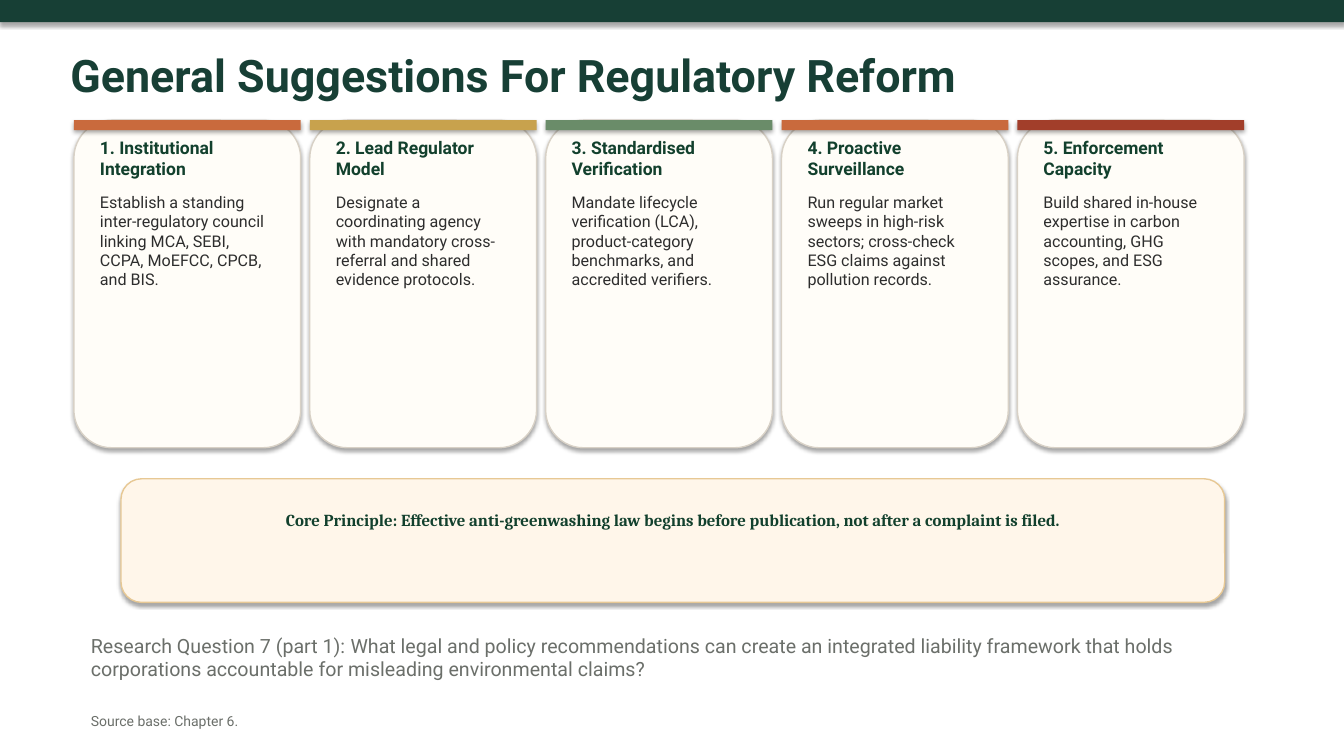
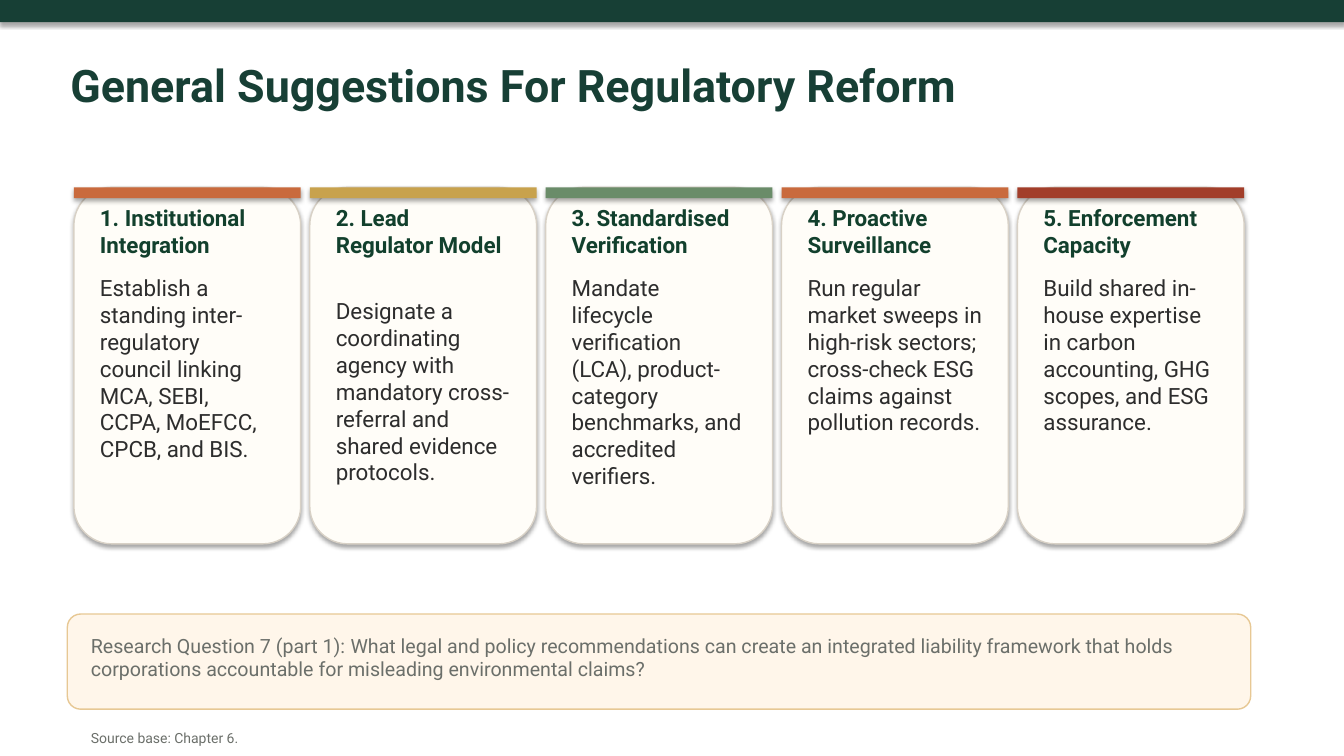
Before and after one commit to atul516/Final-VIva, a slide deck: slide 22 of Thesis Defence Presentation Final.pptx. Drawn at 1344x756 pixels with LibreOffice and Linux fonts; fonts in the diff are those of the drawing. Boxes give left, top, right and bottom in pixels: in the first picture for what was removed or moved away, otherwise in the second. Text is boxed around its words. In the diff, an @@ line names an element or a change of style, - is before the commit and + after.

Commit message:
docs: update thesis presentation slides and create comprehensive thesis text document

```diff
--- a/Thesis Defence Presentation Final.pptx
+++ b/Thesis Defence Presentation Final.pptx
@@ text "General Suggestions For Regulatory Reform": place and size @@
-text "General Suggestions For Regulatory Reform" at <box>70,58,955,102</box>
+text "General Suggestions For Regulatory Reform" at <box>70,68,955,112</box>
@@ rounded rectangle: place and size @@
-rounded rectangle at <box>74,120,300,448</box>
+rounded rectangle at <box>74,188,300,544</box>
@@ text "1. Institutional Integration": place and size @@
-text "1. Institutional Integration" at <box>100,141,213,179</box>
+text "1. Institutional Integration" at <box>100,209,245,258</box>
@@ rounded rectangle: place and size @@
-rounded rectangle at <box>310,120,536,448</box>
+rounded rectangle at <box>310,188,536,544</box>
@@ size 12.5 to 16 pt in 5 elements at <box>100,209,245,258</box>, <box>572,209,730,254</box>, <box>808,209,932,254</box>, <box>1043,209,1197,258</box>, <box>336,209,502,258</box> @@
@@ text "2. Lead Regulator Model": place and size @@
-text "2. Lead Regulator Model" at <box>336,141,474,175</box>
+text "2. Lead Regulator Model" at <box>336,209,502,258</box>
@@ rounded rectangle: place and size @@
-rounded rectangle at <box>545,120,772,448</box>
+rounded rectangle at <box>545,188,772,544</box>
@@ text "3. Standardised Verification": place and size @@
-text "3. Standardised Verification" at <box>572,141,695,175</box>
+text "3. Standardised Verification" at <box>572,209,730,254</box>
@@ rounded rectangle: place and size @@
-rounded rectangle at <box>781,120,1008,448</box>
+rounded rectangle at <box>781,188,1008,544</box>
@@ text "4. Proactive Surveillance": place and size @@
-text "4. Proactive Surveillance" at <box>808,141,905,175</box>
+text "4. Proactive Surveillance" at <box>808,209,932,254</box>
@@ 5 rectangles: place and size @@
-5 rectangles at <box>74,120,1244,130</box>
+5 rectangles at <box>74,188,1244,199</box>
@@ rounded rectangle: place and size @@
-rounded rectangle at <box>1017,120,1244,448</box>
+rounded rectangle at <box>1017,188,1244,544</box>
@@ text "5. Enforcement Capacity": place and size @@
-text "5. Enforcement Capacity" at <box>1043,140,1164,179</box>
+text "5. Enforcement Capacity" at <box>1043,209,1197,258</box>
@@ text "Establish a standing inter-regulatory council ...": place and size @@
-text "Establish a standing inter-regulatory council ..." at <box>100,196,264,285</box>
+text "Establish a standing inter-regulatory council ..." at <box>100,279,257,460</box>
@@ text "Mandate lifecycle verification (LCA), product-category ...": place and size @@
-text "Mandate lifecycle verification (LCA), product-category ..." at <box>572,195,712,285</box>
+text "Mandate lifecycle verification (LCA), product-category ..." at <box>572,279,741,485</box>
@@ text "Run regular market sweeps in ...": place and size @@
-text "Run regular market sweeps in ..." at <box>808,196,954,289</box>
+text "Run regular market sweeps in ..." at <box>808,279,982,435</box>
@@ text "Build shared in-house expertise in ...": place and size @@
-text "Build shared in-house expertise in ..." at <box>1043,196,1197,285</box>
+text "Build shared in-house expertise in ..." at <box>1043,279,1210,431</box>
@@ size 11.5 to 16 pt in 5 elements at <box>100,279,257,460</box>, <box>1043,279,1210,431</box>, <box>572,279,741,485</box>, <box>808,279,982,435</box>, <box>336,303,509,485</box> @@
@@ text "Designate a coordinating agency with ...": place and size @@
-text "Designate a coordinating agency with ..." at <box>336,196,495,289</box>
+text "Designate a coordinating agency with ..." at <box>336,303,509,485</box>
@@ text removed at <box>286,514,1060,530</box> @@
-Core Principle: Effective anti-greenwashing law begins before publication, not after a complaint is filed.
@@ rounded rectangle: place and size @@
-rounded rectangle at <box>121,479,1225,603</box>
+rounded rectangle at <box>68,614,1251,709</box>
@@ rounded rectangle at <box>68,614,1251,709</box>: shadow off; proportions changed @@
@@ text "Source base: Chapter 6.": place and size @@
-text "Source base: Chapter 6." at <box>91,715,239,729</box>
+text "Source base: Chapter 6." at <box>91,732,239,746</box>
```
Also in this commit, not shown: 15 other slides changed, 1 other file.
